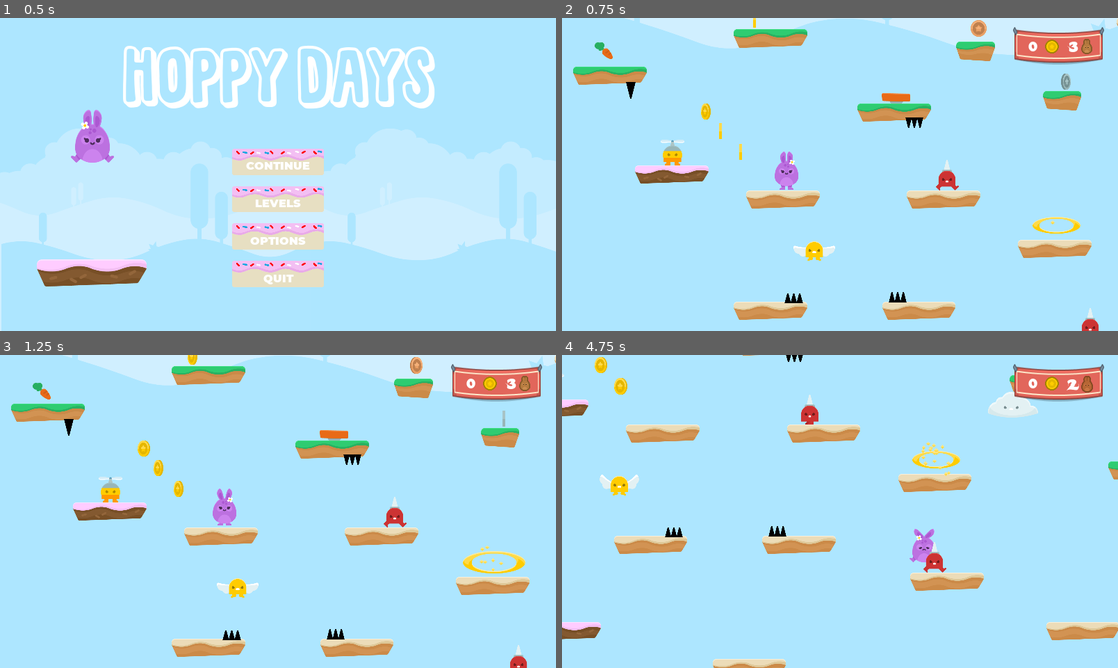
Above: before the commit, frames 1-4 (two rows, left to right).
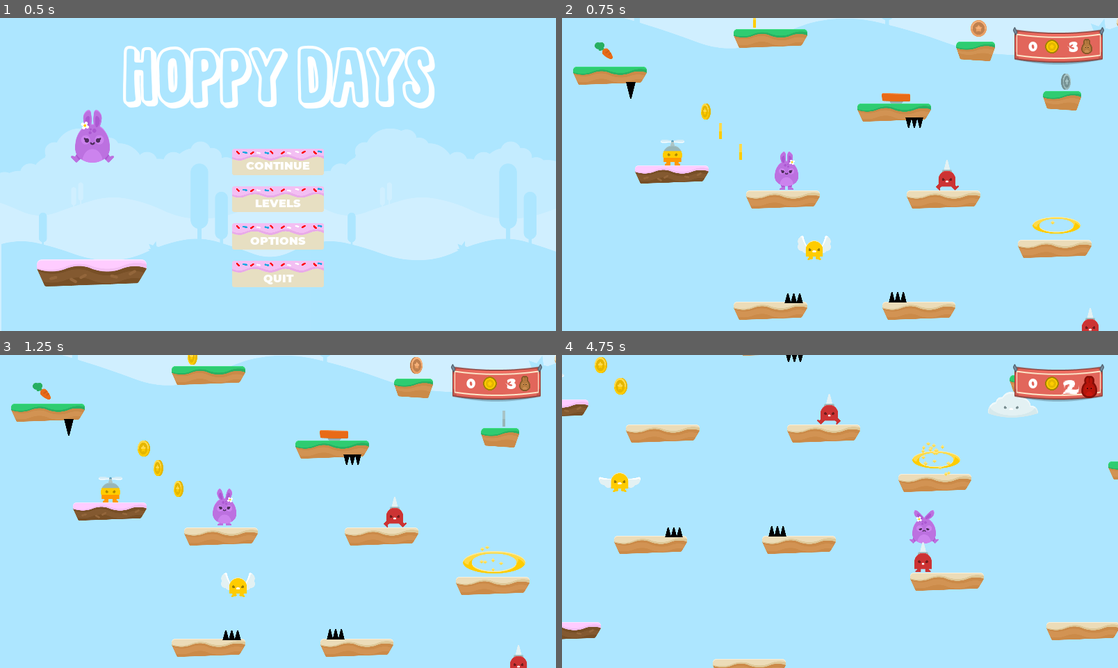
Above: after the commit, the same moments.

Repository: feRpicoral/HoppyDays
Game: Godot game, scene res://Scenes/UI/MainMenu.tscn
Two runs of this game, one before a commit and one after it. Both use one fixed random seed, a clock stepped at 60 frames per second and the inputs below.
Inputs:
- Up to frame 1 (0.5 s): no input
- Up to frame 2 (0.75 s): click "CONTINUE" at 0.5 s
- Up to frame 3 (1.25 s): no input
- Up to frame 4 (4.75 s): hold Right (ui_right) 1.28-2.78 s; tap Up (ui_up) at 1.52, 2.27, 3.77, 4.52 s; hold Left (ui_left) 2.78-3.53 s; hold Right (ui_right) from 3.53 s (still down)

Frame 1 is identical in both runs. In frame 2, 0.2% of the frame differs, in the area x 41-50%, y 69-78%; in frame 3, 0.2%; in frame 4, 1.5%, in the area x 6-97%, y 6-70%.

Commit message:
Finished Improving Code

Diff:
--- a/Scenes/Enemies/Cloud.tscn
+++ b/Scenes/Enemies/Cloud.tscn
@@ -64,7 +64,7 @@
 custom_solver_bias = 0.0
 extents = Vector2( 9.04509, 4.12106 )
 
-[node name="Cloud" type="KinematicBody2D"]
+[node name="Cloud" type="KinematicBody2D" index="0"]
 
 input_pickable = false
 collision_layer = 4
@@ -72,10 +72,10 @@
 collision/safe_margin = 0.08
 script = ExtResource( 1 )
 _sections_unfolded = [ "Collision", "collision" ]
-rayCastLenght = 3000.0
-reloadTime = 5.0
+attack_range = 3000.0
+reload_time = 5.0
 animation = null
-usePhysics = false
+use_physics = false
 speed = 160
 random_direction = true
 initial_direction = null
@@ -188,4 +188,6 @@
 
 [connection signal="body_entered" from="Sprite/CloudArea" to="." method="_on_CloudArea_body_entered"]
 
+[connection signal="body_exited" from="Sprite/CloudArea" to="." method="_on_CloudArea_body_exited"]
+
 [connection signal="timeout" from="Sprite/CloudArea/Timer" to="." method="_on_timer_timeout"]
--- a/Scenes/Enemies/Fly Man.tscn
+++ b/Scenes/Enemies/Fly Man.tscn
@@ -35,7 +35,7 @@
 custom_solver_bias = 0.0
 extents = Vector2( 10, 500 )
 
-[node name="Fly Man" type="KinematicBody2D"]
+[node name="FlyMan" type="KinematicBody2D" index="0"]
 
 input_pickable = false
 collision_layer = 4
@@ -81,6 +81,7 @@
 
 [node name="Trigger" type="Area2D" parent="." index="2"]
 
+editor/display_folded = true
 input_pickable = true
 gravity_vec = Vector2( 0, 1 )
 gravity = 98.0
@@ -100,6 +101,13 @@
 
 rect = Rect2( -10, -10, 20, 20 )
 
+[node name="StoppedFlyingTimer" type="Timer" parent="." index="4"]
+
+process_mode = 1
+wait_time = 0.1
+one_shot = true
+autostart = false
+
 [connection signal="body_entered" from="Area2D" to="." method="_on_body_entered"]
 
 [connection signal="body_entered" from="Trigger" to="." method="_on_trigger"]
@@ -107,3 +115,5 @@
 [connection signal="screen_entered" from="VisibilityNotifier2D" to="." method="_on_screen_entered"]
 
 [connection signal="screen_exited" from="VisibilityNotifier2D" to="." method="_on_screen_exited"]
+
+[connection signal="timeout" from="StoppedFlyingTimer" to="." method="reset_stopped_flying"]
--- a/Scenes/Enemies/Lighting.tscn
+++ b/Scenes/Enemies/Lighting.tscn
@@ -13,7 +13,7 @@
 "speed": 5.0
 } ]
 
-[node name="Lightning" type="KinematicBody2D" index="0"]
+[node name="Lightning" type="KinematicBody2D"]
 
 input_pickable = false
 collision_layer = 4
@@ -42,7 +42,6 @@
 
 frames = SubResource( 1 )
 animation = "default"
-frame = 1
 playing = true
 
 [node name="VisibilityNotifier2D" type="VisibilityNotifier2D" parent="." index="2"]
--- a/Scenes/Enemies/Spike Man.tscn
+++ b/Scenes/Enemies/Spike Man.tscn
@@ -30,7 +30,7 @@
 loop = true
 step = 0.1
 tracks/0/type = "value"
-tracks/0/path = NodePath("Spike Man:position")
+tracks/0/path = NodePath("Area2D:position")
 tracks/0/interp = 1
 tracks/0/loop_wrap = true
 tracks/0/imported = false
@@ -42,7 +42,7 @@
 "values": [ Vector2( 0, 0 ), Vector2( -100, 0 ), Vector2( -100, 0 ), Vector2( 100, 0 ), Vector2( 100, 0 ) ]
 }
 tracks/1/type = "value"
-tracks/1/path = NodePath("Spike Man/Sprite:animation")
+tracks/1/path = NodePath("Area2D/Sprite:animation")
 tracks/1/interp = 1
 tracks/1/loop_wrap = true
 tracks/1/imported = false
@@ -54,7 +54,7 @@
 "values": [ "walk", "idle", "walk", "idle", "walk" ]
 }
 tracks/2/type = "value"
-tracks/2/path = NodePath("Spike Man/Sprite:flip_h")
+tracks/2/path = NodePath("Area2D/Sprite:flip_h")
 tracks/2/interp = 1
 tracks/2/loop_wrap = true
 tracks/2/imported = false
@@ -66,7 +66,7 @@
 "values": [ true, false, false, false, true ]
 }
 
-[node name="Spike Man" type="KinematicBody2D"]
+[node name="SpikeMan" type="KinematicBody2D" index="0"]
 
 input_pickable = false
 collision_layer = 1
@@ -76,9 +76,10 @@
 _sections_unfolded = [ "Collision", "collision" ]
 speed = 100
 random_direction = true
+wait_time = 2
 initial_direction = null
 
-[node name="Spike Man" type="Area2D" parent="." index="0"]
+[node name="Area2D" type="Area2D" parent="." index="0"]
 
 input_pickable = true
 gravity_vec = Vector2( 0, 1 )
@@ -90,19 +91,19 @@
 audio_bus_name = "Master"
 _sections_unfolded = [ "Collision", "Transform" ]
 
-[node name="Sprite" type="AnimatedSprite" parent="Spike Man" index="0"]
+[node name="Sprite" type="AnimatedSprite" parent="Area2D" index="0"]
 
 frames = SubResource( 1 )
 animation = "idle"
 flip_h = true
 
-[node name="CollisionPolygon2D" type="CollisionPolygon2D" parent="Spike Man" index="1"]
+[node name="CollisionPolygon2D" type="CollisionPolygon2D" parent="Area2D" index="1"]
 
 visible = false
 build_mode = 0
 polygon = PoolVector2Array( 44.4493, 33.3777, 43.8973, 14.055, 39.2966, 1.90929, 26.4148, -12.4447, 25.8627, -21.646, 2 …(520 unchanged characters)…
 
-[node name="Sensor Right" type="Area2D" parent="Spike Man" index="2"]
+[node name="SensorRight" type="Area2D" parent="Area2D" index="2"]
 
 input_pickable = true
 gravity_vec = Vector2( 0, 1 )
@@ -115,13 +116,13 @@
 audio_bus_name = "Master"
 _sections_unfolded = [ "Collision" ]
 
-[node name="CollisionShape2D" type="CollisionShape2D" parent="Spike Man/Sensor Right" index="0"]
+[node name="CollisionShape2D" type="CollisionShape2D" parent="Area2D/SensorRight" index="0"]
 
 visible = false
 position = Vector2( 69.3498, 81.8347 )
 shape = SubResource( 2 )
 
-[node name="Sensor Left" type="Area2D" parent="Spike Man" index="3"]
+[node name="SensorLeft" type="Area2D" parent="Area2D" index="3"]
 
 input_pickable = true
 gravity_vec = Vector2( 0, 1 )
@@ -134,7 +135,7 @@
 audio_bus_name = "Master"
 _sections_unfolded = [ "Collision", "Transform" ]
 
-[node name="CollisionShape2D" type="CollisionShape2D" parent="Spike Man/Sensor Left" index="0"]
+[node name="CollisionShape2D" type="CollisionShape2D" parent="Area2D/SensorLeft" index="0"]
 
 visible = false
 position = Vector2( -69.3498, 81.8347 )
@@ -152,8 +153,17 @@
 blend_times = [  ]
 _sections_unfolded = [ "Playback Options" ]
 
-[connection signal="body_entered" from="Spike Man" to="." method="_on_Spike_Man_body_entered"]
+[node name="Timer" type="Timer" parent="." index="2"]
 
-[connection signal="body_exited" from="Spike Man/Sensor Right" to="." method="_on_sensor_body_exited"]
+process_mode = 1
+wait_time = 1.0
+one_shot = true
+autostart = false
 
-[connection signal="body_exited" from="Spike Man/Sensor Left" to="." method="_on_sensor_body_exited"]
+[connection signal="body_entered" from="Area2D" to="." method="_on_Spike_Man_body_entered"]
+
+[connection signal="body_exited" from="Area2D/SensorRight" to="." method="_on_sensor_body_exited"]
+
+[connection signal="body_exited" from="Area2D/SensorLeft" to="." method="_on_sensor_body_exited"]
+
+[connection signal="timeout" from="Timer" to="." method="move_again"]
--- a/Scenes/Enemies/Wing Man.tscn
+++ b/Scenes/Enemies/Wing Man.tscn
@@ -20,7 +20,7 @@
 custom_solver_bias = 0.0
 extents = Vector2( 7.10289, 6.22579 )
 
-[node name="Wing Man" type="KinematicBody2D" index="0"]
+[node name="WingMan" type="KinematicBody2D"]
 
 input_pickable = false
 collision_layer = 4
@@ -32,7 +32,7 @@
 random_direction = true
 initial_direction = null
 max_move_distance = 400
-waitTime = 2
+wait_time = 2
 
 [node name="Area2D" type="Area2D" parent="." index="0"]
 
@@ -50,7 +50,7 @@
 
 frames = SubResource( 1 )
 animation = "default"
-frame = 3
+frame = 6
 playing = true
 
 [node name="CollisionPolygon2D" type="CollisionPolygon2D" parent="Area2D" index="1"]
@@ -59,8 +59,9 @@
 build_mode = 0
 polygon = PoolVector2Array( 14.5276, -34.8073, 31.6706, -25.1905, 41.7055, -8.04756, 45.0504, 16.2034, 44.6323, 45.89, -44.8456, 45.0538, -44.8456, 1.15109, -38.5738, -15.9919, -19.3402, -33.9711, 0.729614, -38.5704 )
 
-[node name="Sensor Right" type="Area2D" parent="." index="1"]
+[node name="SensorRight" type="Area2D" parent="." index="1"]
 
+editor/display_folded = true
 input_pickable = true
 gravity_vec = Vector2( 0, 1 )
 gravity = 98.0
@@ -72,14 +73,15 @@
 audio_bus_name = "Master"
 _sections_unfolded = [ "Collision" ]
 
-[node name="CollisionShape2D" type="CollisionShape2D" parent="Sensor Right" index="0"]
+[node name="CollisionShape2D" type="CollisionShape2D" parent="SensorRight" index="0"]
 
 visible = false
 position = Vector2( 125.658, -7.48953 )
 shape = SubResource( 2 )
 
-[node name="Sensor Left" type="Area2D" parent="." index="2"]
+[node name="SensorLeft" type="Area2D" parent="." index="2"]
 
+editor/display_folded = true
 input_pickable = true
 gravity_vec = Vector2( 0, 1 )
 gravity = 98.0
@@ -91,15 +93,33 @@
 audio_bus_name = "Master"
 _sections_unfolded = [ "Collision" ]
 
-[node name="CollisionShape2D" type="CollisionShape2D" parent="Sensor Left" index="0"]
+[node name="CollisionShape2D" type="CollisionShape2D" parent="SensorLeft" index="0"]
 
 visible = false
 position = Vector2( -125.658, -7.48953 )
 shape = SubResource( 2 )
 _sections_unfolded = [ "Transform" ]
 
+[node name="PatrolTimer" type="Timer" parent="." index="3"]
+
+process_mode = 1
+wait_time = 1.0
+one_shot = true
+autostart = false
+
+[node name="JustStoppedTimer" type="Timer" parent="." index="4"]
+
+process_mode = 1
+wait_time = 0.1
+one_shot = true
+autostart = false
+
 [connection signal="body_entered" from="Area2D" to="." method="_on_body_entered"]
 
-[connection signal="body_entered" from="Sensor Right" to="." method="_on_sensor_trigger"]
+[connection signal="body_entered" from="SensorRight" to="." method="_on_sensor_trigger"]
 
-[connection signal="body_entered" from="Sensor Left" to="." method="_on_sensor_trigger"]
+[connection signal="body_entered" from="SensorLeft" to="." method="_on_sensor_trigger"]
+
+[connection signal="timeout" from="PatrolTimer" to="." method="move_again"]
+
+[connection signal="timeout" from="JustStoppedTimer" to="." method="reset_just_stopped"]
--- a/Scenes/Levels/Level1.tscn
+++ b/Scenes/Levels/Level1.tscn
@@ -19,7 +19,7 @@
 [ext_resource path="res://Scenes/Items/Coins/Silver.tscn" type="PackedScene" id=17]
 [ext_resource path="res://Scenes/Items/Portal.tscn" type="PackedScene" id=18]
 
-[node name="World" type="Node" index="0"]
+[node name="World" type="Node"]
 
 script = ExtResource( 1 )
 bottom_limit = 3000.0
@@ -136,7 +136,7 @@
 
 [node name="Wing Man" parent="Enemies" index="3" instance=ExtResource( 12 )]
 
-position = Vector2( 1318.27, 1595.09 )
+position = Vector2( 1320.43, 1579.98 )
 _sections_unfolded = [ "Collision", "Transform" ]
 random_direction = false
 initial_direction = "Left"
--- a/Scripts/Global.gd
+++ b/Scripts/Global.gd
@@ -6,6 +6,7 @@
 var UI_levels = "res://Scenes/UI/Levels.tscn"
 var UI_options = "res://Scenes/UI/Options.tscn"
 var data_json = "res://Data/player-data.JSON"
+var lightning = "res://Scenes/Enemies/Lighting.tscn"
 
 #Nodes
 var player
--- a/Scripts/Hazards/Cloud.gd
+++ b/Scripts/Hazards/Cloud.gd
@@ -1,39 +1,35 @@
 extends KinematicBody2D
 
 #Editor variables
-export(float) var rayCastLenght = 3000.0
-export(float) var reloadTime = 5.0
+export(float) var attack_range = 3000.0
+export(float) var reload_time = 5.0
 export(String, "800", "400", "200") var animation
-export(bool) var usePhysics = false
+export(bool) var use_physics = false
 export(int) var speed = 160
 export var random_direction = true
 export(String, "Right", "Left") var initial_direction
 
 #Global variables
 var motion = Vector2()
-var currentSpeed
+var current_speed
 var can_attack = true
 
 #Moves the cloud
 func _physics_process(delta):
 	motion.x = speed
-	if usePhysics: move_and_slide(motion)
+	if use_physics: move_and_slide(motion)
 
 func _ready():
-	if usePhysics:
+	if use_physics:
 		$Sprite/AnimationPlayer.stop()
 	else:
 		$Sprite/AnimationPlayer.play(animation)
 
-	#Set a random start direction
 	set_random_direction()
 
-	#Set the cast Y
-	var cast_to = Vector2($Sprite/RayCast2D.cast_to.x, rayCastLenght)
-	$Sprite/RayCast2D.set_cast_to(cast_to)
+	$Sprite/RayCast2D.cast_to.y = attack_range
 
-	#Set the coold down time
-	$Sprite/Timer.set_wait_time(reloadTime)
+	$Sprite/Timer.wait_time = reload_time
 
 #If player is underneath the cloud, attack
 func _process(delta):
@@ -42,9 +38,8 @@
 
 func attack():
 	#Spawn the lightning
-	var lightning = load("res://Scenes/Enemies/Lighting.tscn")
-	var child = lightning.instance()
-	$Sprite.add_child(child)
+	var lightning = load(Global.lightning)
+	$Sprite.add_child(lightning.instance())
 
 	#Start the cool down time
 	$Sprite/Timer.start()
@@ -57,8 +52,8 @@
 func set_random_direction():
 	if random_direction:
 		randomize()
-		var randomNumber = randi() % 2
-		if randomNumber == 1:
+		var random_number = randi() % 2
+		if random_number == 1:
 			pass
 		else:
 			speed = speed * -1
@@ -69,8 +64,7 @@
 			speed = speed * -1
 
 func _on_sensor_trigger(body):
-	if usePhysics:
-		print("sensor")
+	if use_physics:
 		if body.get_collision_layer() != 1:
 			speed = speed * -1
 
@@ -81,3 +75,6 @@
 
 func _on_timer_timeout():
 	can_attack = true
+
+func _on_CloudArea_body_exited(body):
+	can_attack = true
--- a/Scripts/Hazards/Fly Man.gd
+++ b/Scripts/Hazards/Fly Man.gd
@@ -1,29 +1,22 @@
 extends KinematicBody2D
-
-#WORKFLOW
-#If player triggers the raycast, ACCELERATE to it
-#If hit or not, start going down
-
 
 #Editor variables
 export(int) var fly_speed = 1000
-export(bool) var gravity_proportional = false
+export(bool) var gravity_proportional = false #Proportional to fly height
 export(int) var gravity = 500
 export(int) var attack_range = 1000
 export(bool) var only_attack_on_viewport = true
 export(int) var max_fly_height = 600
 
-
-#Global variables
+#Variables
 var motion = Vector2()
 const UP = Vector2(0, -1)
 
-#Initialize some variables
-var canAttack = false
-var stopedFlying = false
-var hitBeforeMax = false
-var initialY
-var d
+var can_attack = false
+var stopped_flying = false
+var hit_before_max = false
+var init_y
+var _delta
 
 func _ready():
 	#Set the gravity
@@ -31,86 +24,71 @@
 		gravity = fly_speed/2
 
 	#Set the inital position
-	initialY = self.global_position.y
+	init_y = self.global_position.y
 
 	#Set the trigger size
 	$Trigger/Collision.shape.extents.y = attack_range
 	$Trigger/Collision.position.y = -attack_range
 
-#Move the fly man
 func _physics_process(delta):
 	move_and_slide(motion, UP)
 
 func _process(delta):
+	#Allows delta to be called from other functions
+	_delta = delta
 
-	#Allows delta to be called from other functions
-	d = delta
-
-	#Gravity
 	fall(delta)
 
-	#Attack the player on trigger
-	if canAttack:
+	if can_attack:
 		attack(delta)
 
-	#Reset variables
 	if is_on_floor():
 		$Area2D/Sprite.play("idle")
-		canAttack = false
-		stopedFlying = false
-		hitBeforeMax = false
+		can_attack = false
+		stopped_flying = false
+		hit_before_max = false
 
 #Allows the attack
 func _on_trigger(body):
-	canAttack = true
+	can_attack = true
 
 #Start flying to hit the player
 func attack(delta):
-	if self.global_position.y <= initialY - max_fly_height:
-		if not stopedFlying:
+	if self.global_position.y <= init_y - max_fly_height:
+		if not stopped_flying:
 			stop_flying(delta)
 	else:
-		if not hitBeforeMax:
+		if not hit_before_max:
 			$Area2D/Sprite.play("fly")
 			motion.y += -fly_speed * delta
 
 #Stop flying
 func stop_flying(delta):
+	motion.y = 0
 	$Area2D/Sprite.play("fall")
-	#Timer to reset stopedFlying before getting to ground
-	var timer = Timer.new()
-	timer.set_wait_time(0.1)
-	timer.set_one_shot(true)
-	timer.connect("timeout", self, "reset_SF")
-	add_child(timer)
+	can_attack = false
+	stopped_flying = true
+	$StoppedFlyingTimer.start()
 
-	canAttack = false
-	stopedFlying = true
-	timer.start()
-	motion.y = 0
+func reset_stopped_flying():
+	stopped_flying = false
 
-
-func reset_SF():
-	stopedFlying = false
-
-#Gravity effect
 func fall(delta):
 	if not is_on_floor():
 		motion.y += gravity * delta
 	else:
 		motion.y = 0
 
-#When player touches the fly man
 func _on_body_entered(body):
 	body.take_damage()
-	hitBeforeMax = true
-	stop_flying(d)
+	if not is_on_floor():
+		hit_before_max = true
+	stop_flying(_delta)
 
-#Avoid the attack if its not on viewport
 func _on_screen_exited():
 	if only_attack_on_viewport:
-		$Trigger/Collision.set_disabled(true)
+		$Trigger/Collision.disabled = true
 
 func _on_screen_entered():
 	if only_attack_on_viewport:
-		$Trigger/Collision.set_disabled(false)
+		$Trigger/Collision.disabled = false
--- a/Scripts/Hazards/Lightning.gd
+++ b/Scripts/Hazards/Lightning.gd
@@ -15,16 +15,14 @@
 func _on_screen_exited():
 	queue_free()
 
-#Moves the lightning
 func _physics_process(delta):
 	move_and_slide(motion)
 
-#Handles hit
 func _on_hit(body):
 	if body.get_collision_layer() == 1:
 		#Hit the player
 		body.take_damage()
 		queue_free()
 	if body.get_collision_layer() == 2:
-		#Hit the terraint
+		#Hit the terrain
 		queue_free()
--- a/Scripts/Hazards/SpikeMan.gd
+++ b/Scripts/Hazards/SpikeMan.gd
@@ -3,20 +3,23 @@
 #Global variables/consts
 var motion = Vector2()
 const UP = Vector2(0, -1)
-var currentSpeed
-var onEdge = false
+var current_speed
+var on_edge = false
 
 #Editor variables
-export var speed = 100
-export var random_direction = true
+export(int) var speed = 100
+export(bool) var random_direction = true
+export(float) var wait_time = 2
 export(String, "Right", "Left") var initial_direction
 
 #Changes the direction based on the editor settings
 func _ready():
+	$Timer.wait_time = wait_time
+
 	if random_direction:
 		randomize()
-		var randomNumber = randi() % 2
-		if randomNumber == 1:
+		var random_number = randi() % 2
+		if random_number == 1:
 			pass
 		else:
 			speed = speed * -1
@@ -27,18 +30,16 @@
 			speed = speed * -1
 
 func _process(delta):
-	if not onEdge: updateAnimation(motion)
+	if not on_edge: updateAnimation(motion)
 
 func _physics_process(delta):
-	walk()
+	motion.x = speed
 	move_and_slide(motion, UP)
 
-func walk():
-	motion.x = speed
 
 #Updates the animation based on the motion
 func updateAnimation(motion):
-	var sprite = $"Spike Man/Sprite"
+	var sprite = $Area2D/Sprite
 	if motion.x > 0:
 		sprite.play("walk")
 		sprite.flip_h = false
@@ -51,24 +52,19 @@
 	body.take_damage()
 
 func move_again():
-	speed = currentSpeed
-	onEdge = false
+	speed = current_speed
+	on_edge = false
 
 #About to fall
 func _on_sensor_body_exited(body):
 	#Avoid walking animation
-	onEdge = true
+	on_edge = true
 	#Change direction
 	speed = speed * -1
 	#Save the speed before stoping
-	currentSpeed = speed
+	current_speed = speed
 
-	#Sits for a litte
-	var timer = Timer.new()
-	timer.set_one_shot(true)
-	timer.set_wait_time(1)
-	timer.connect("timeout", self, "move_again")
-	add_child(timer)
+	#Waits before moving again
 	speed = 0
-	$"Spike Man/Sprite".play("idle")
-	timer.start()
+	$Area2D/Sprite.play("idle")
+	$Timer.start()
--- a/Scripts/Hazards/Wing Man.gd
+++ b/Scripts/Hazards/Wing Man.gd
@@ -5,28 +5,28 @@
 const UP = Vector2(0, -1)
 
 #Editor variables
-export var speed = 150
+export(int) var speed = 150
 export var random_direction = true
 export(String, "Right", "Left") var initial_direction
 export(int) var max_move_distance = 400
-export(float) var waitTime = 2
+export(float) var wait_time = 2
 
 #Variables
 var initial_position
 var just_stopped = false
-var timer = Timer.new()
-var JS_timer = Timer.new()
-var currentSpeed
+var current_speed
 
 #Changes the direction based on the editor settings
 func _ready():
+	$PatrolTimer.wait_time = wait_time
+
 	#Save the position
 	initial_position = self.global_position
 
 	if random_direction:
 		randomize()
-		var randomNumber = randi() % 2
-		if randomNumber == 1:
+		var random_number = randi() % 2
+		if random_number == 1:
 			pass
 		else:
 			speed = speed * -1
@@ -38,16 +38,6 @@
 
 	motion.x = speed
 
-	#Configure the timers
-	timer.set_one_shot(true)
-	timer.set_wait_time(waitTime)
-	timer.connect("timeout", self, "move_again")
-	add_child(timer)
-
-	JS_timer.set_one_shot(true)
-	JS_timer.set_wait_time(0.1)
-	JS_timer.connect("timeout", self, "reset_just_stopped")
-	add_child(JS_timer)
 
 func _physics_process(delta):
 	walk()
@@ -55,32 +45,27 @@
 
 func walk():
 	if not just_stopped:
-		var initialX = initial_position.x
-		var mxMove = max_move_distance
+		var init_x = initial_position.x
+		var max_move = max_move_distance
 		var posX = self.position.x
 
-		if posX <= initialX - mxMove or posX >= initialX + mxMove:
+		if posX <= init_x - max_move or posX >= init_x + max_move:
 			just_stopped = true
-			currentSpeed = speed
+			current_speed = speed
 			speed = 0
-			timer.start()
+			$PatrolTimer.start()
 
 	motion.x = speed
 
-#Reset just_stopped
 func reset_just_stopped():
 	just_stopped = false
 
-#Allow to move after the timer
 func move_again():
-	JS_timer.start()
-	speed = currentSpeed * -1
+	$JustStoppedTimer.start()
+	speed = current_speed * -1
 
-
-#Player touched the wing man
 func _on_body_entered(body):
 	body.take_damage()
 
-#Touched something, change direction
 func _on_sensor_trigger(body):
 	speed = speed * -1
